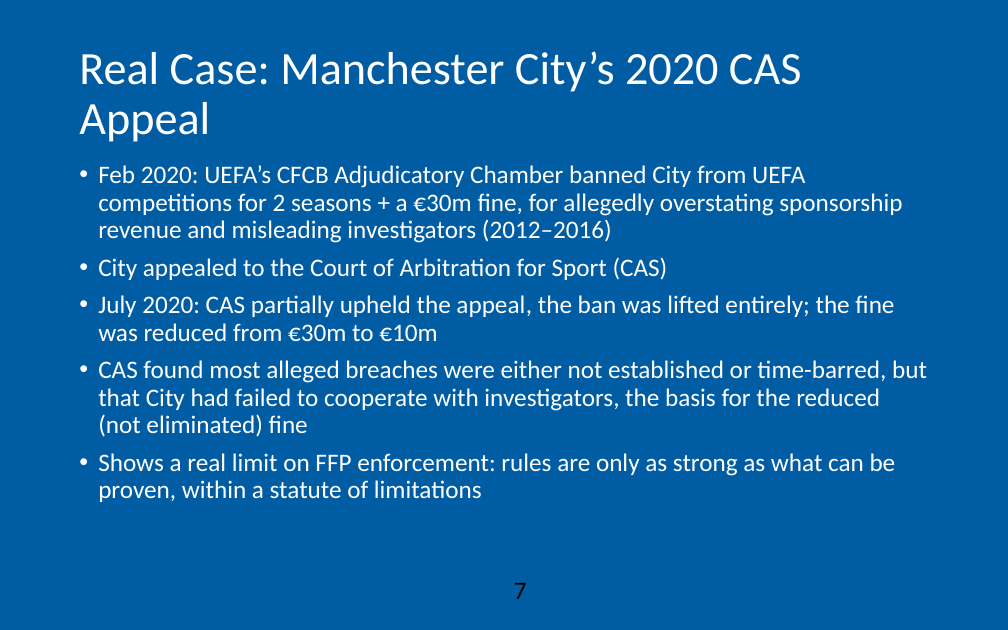
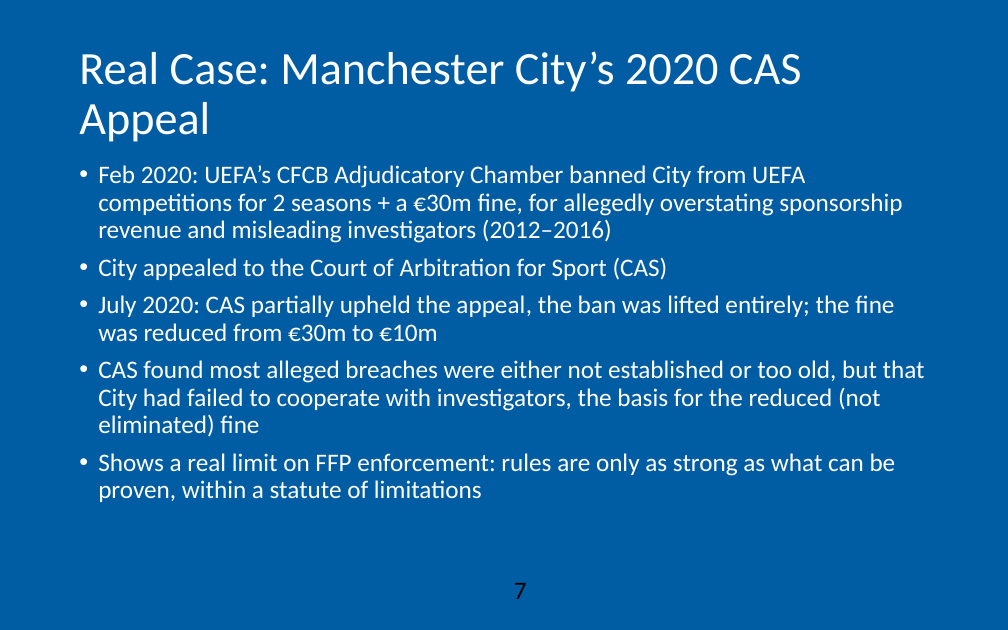
Before and after one commit to AEGDDI/idr305, a slide deck: slide 7 of lectures/L11.pptx. Drawn at 1008x630 pixels with LibreOffice and Linux fonts; fonts in the diff are those of the drawing; background and template pictures are left out. Boxes give left, top, right and bottom in pixels: in the first picture for what was removed or moved away, otherwise in the second. Text is boxed around its words. In the diff, an @@ line names an element or a change of style, - is before the commit and + after.

```diff
--- a/lectures/L11.pptx
+++ b/lectures/L11.pptx
@@ text at box(98, 360, 925, 437): text changed @@
-• CAS found most alleged breaches were either not established or time-barred, but that City had failed to cooperate with investigators, the basis for the reduced (not eliminated) fine
+• CAS found most alleged breaches were either not established or too old, but that City had failed to cooperate with investigators, the basis for the reduced (not eliminated) fine
```
Also in this commit, not shown: 4 slides added, 2 other files.
